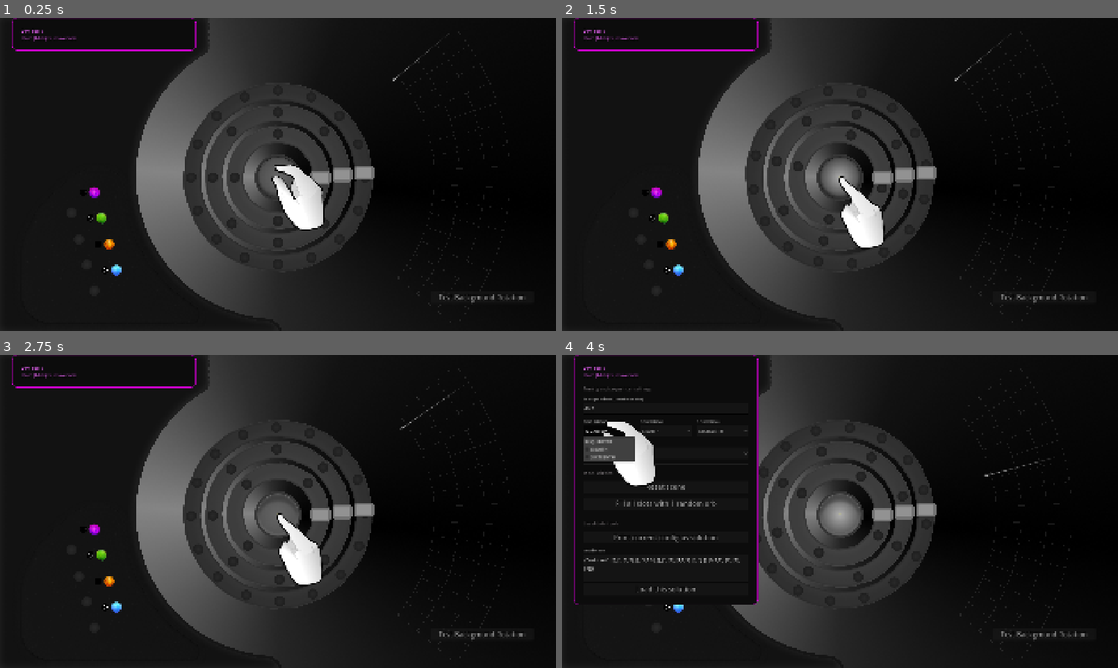
Above: before the commit, frames 1-4 (two rows, left to right).
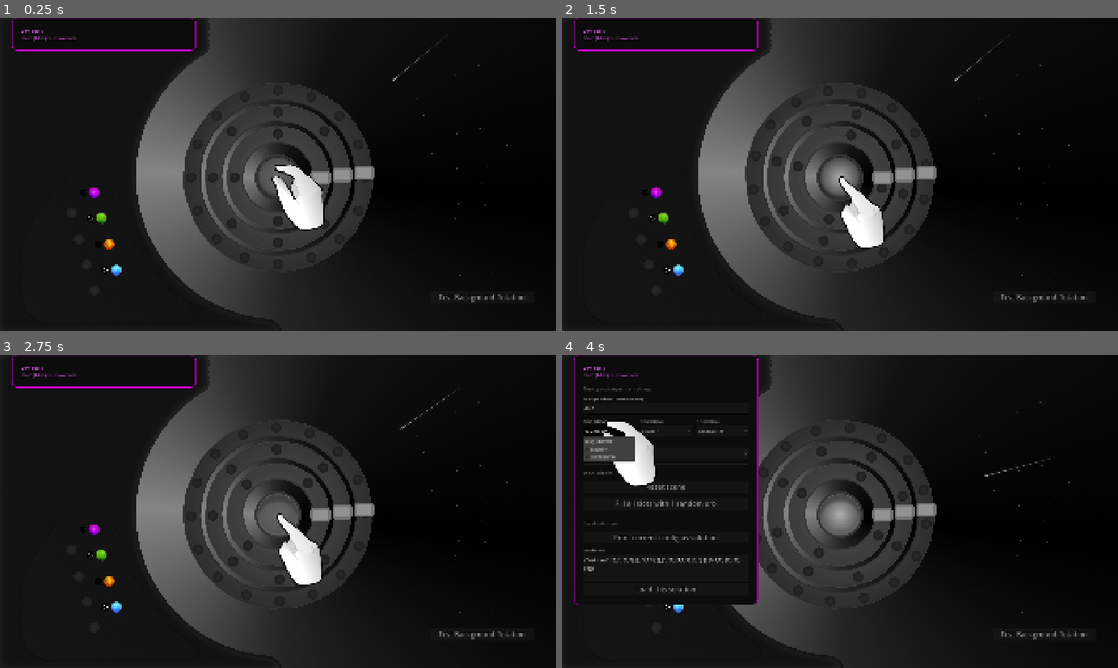
Above: after the commit, the same moments.

Repository: Senzameta-Games/igcc-jam-2026
Game: Godot game, scene res://core/main.tscn
Same seed, same stepped clock (60 frames per second), same inputs: the game is played once before the commit and once after it.
Inputs (mouse positions are in pixels of both pictures, inside the frame that each line leads up to):
- Up to frame 1 (0.25 s): no input
- Up to frame 2 (1.5 s): click (840, 177) at 0.5 s; click (840, 177) at 1.25 s
- Up to frame 3 (2.75 s): click (278, 514) at 2 s
- Up to frame 4 (4 s): move the mouse to (873, 545) at 2.77 s; tap ` (hide_tools) at 2.85 s; click (873, 545) at 2.92 s; click "QUARTER" at 3.5 s

The runs differ from the first frame. In frame 1, 0.3% of the frame differs, in the area x 74-92%, y 14-83%; in frame 2, 0.3%; in frame 3, 0.3%, in the area x 74-92%, y 13-83%; in frame 4, 0.3%.

Commit message:
First step of hint display
Render a star at every vertex on the piano roll grid

Diff:
--- /dev/null
+++ b/core/entities/hint_display/hint_display.tscn
@@ -0,0 +1,3 @@
+[gd_scene format=3 uid="uid://dmelyoceesneg"]
+
+[node name="HintDisplay" type="Node2D" unique_id=1129193832]
--- a/core/entities/piano_roll/piano_roll.gd
+++ b/core/entities/piano_roll/piano_roll.gd
@@ -2,9 +2,11 @@
 extends Node2D
 
 ## Piano roll display. 16 columns (ticks) x N rows (unique notes, high to low).
-## Laid out as a radial fan — rows are concentric arcs, columns are radial lines.
-## Replaces Sequence. Receives orbs from Sequencer via receive_orb().
-## Playhead driven by Playback.tick_advanced.
+## Rows are concentric arcs, columns are radial lines.
+## Three child layers (bottom to top): Stars, Keys, Dots.
+## Stars: faint randomized star field at every grid vertex, re-rolled per level.
+## Keys: hint stars at solution positions (populated later).
+## Dots: player input orbs from sequencer playback.
 
 ## Radius of the innermost arc (lowest note row).
 @export var fan_radius_inner: float = 300.0
@@ -19,15 +21,28 @@
 ## Number of rows to preview in editor (since notes are populated at runtime).
 @export var debug_row_count: int = 4
 
+## Star field configuration.
+## Pool of star textures to randomly sample from. Assign in inspector.
+@export var star_textures: Array[Texture2D] = []
+## Scale range for random star sizing (min, max). Stars are 2x res, scale down here.
+@export var star_scale_min: float = 0.15
+@export var star_scale_max: float = 0.35
+## Max positional jitter offset from exact grid vertex in pixels.
+@export var star_jitter: float = 8.0
+## Base modulate for faint stars. Alpha drives overall brightness.
+@export var star_color: Color = Color(1.0, 1.0, 1.0, 0.18)
+
+@onready var _stars_container: Node2D = $Stars
+@onready var _keys_container: Node2D = $Keys
 @onready var _dots_container: Node2D = $Dots
 @onready var _playhead: Node2D = $Playhead
 
 const TICKS: int = 16
 const ARRIVAL_SCALE: float = 0.5
 
-const _DEBUG_ARC_COLOR: Color = Color(1.0, 1.0, 1.0, 0.1)
-const _DEBUG_RADIAL_COLOR: Color = Color(1.0, 1.0, 1.0, 0.1)
-const _DEBUG_ORIGIN_COLOR: Color = Color(1.0, 1.0, 0.0, 0.1)
+const _DEBUG_ARC_COLOR: Color = Color(1.0, 0.0, 1.0, 0.4)
+const _DEBUG_RADIAL_COLOR: Color = Color(1.0, 1.0, 1.0, 0.15)
+const _DEBUG_ORIGIN_COLOR: Color = Color(1.0, 1.0, 0.0, 0.6)
 const _DEBUG_ARC_SEGMENTS: int = 48
 
 ## Ordered high to low — index 0 is highest pitch, index N-1 is lowest.
@@ -43,12 +58,14 @@
 	Playback.tick_advanced.connect(_on_tick_advanced)
 	Playback.stopped.connect(_on_playback_stopped)
 
-## Called by Sequencer after tray is available. Must be called before first use.
+## Called by Main after tray is available. Must be called before first use.
+## Re-rolls the star field each call.
 func setup(tray: Tray) -> void:
 	notes = tray.get_unique_orbs()
 	_playhead_current_tick = 0.0
 	_playhead_target_tick = 0.0
 	_update_playhead(_playhead_current_tick)
+	_rebuild_stars()
 	queue_redraw()
 
 func _process(delta: float) -> void:
@@ -57,7 +74,7 @@
 	_playhead_current_tick = lerpf(_playhead_current_tick, _playhead_target_tick, playhead_lerp_speed * delta)
 	_update_playhead(_playhead_current_tick)
 
-## Returns the global position of the center of the cell at (tick, orb_id).
+## Returns the world position of the center of the cell at (tick, orb_id).
 func get_cell_position(tick: int, orb_id: Orb.OrbType) -> Vector2:
 	var note_row: int = notes.find(orb_id)
 	if note_row == -1:
@@ -102,6 +119,30 @@
 		(dot as Node).queue_free()
 	_dots.clear()
 
+## Clears and re-rolls the star field for all grid vertices.
+## Called at setup time (level load). Requires notes to be populated first.
+func _rebuild_stars() -> void:
+	for child: Node in _stars_container.get_children():
+		child.queue_free()
+	if star_textures.is_empty():
+		return
+	var row_count: int = notes.size() if notes.size() > 0 else debug_row_count
+	for tick: int in range(TICKS):
+		for row: int in range(row_count):
+			var base_pos: Vector2 = _cell_pos(tick, row)
+			var jitter: Vector2 = Vector2(
+				randf_range(-star_jitter, star_jitter),
+				randf_range(-star_jitter, star_jitter)
+			)
+			var star := Sprite2D.new()
+			star.texture = star_textures[randi() % star_textures.size()]
+			var scale_val: float = randf_range(star_scale_min, star_scale_max)
+			star.scale = Vector2(scale_val, scale_val)
+			star.rotation = randf_range(0.0, TAU)
+			star.position = base_pos + jitter
+			star.modulate = star_color
+			_stars_container.add_child(star)
+
 ## Moves the playhead to the radial line at a continuous tick position.
 func _update_playhead(tick: float) -> void:
 	if _playhead == null:
@@ -135,32 +176,32 @@
 
 # --- Debug draw ---
 
-func _draw() -> void:
-	var row_count: int = notes.size() if notes.size() > 0 else debug_row_count
-
-	# Concentric arcs — one per note row
-	for row: int in range(row_count):
-		var radius: float = lerpf(fan_radius_outer, fan_radius_inner,
-			float(row) / float(max(row_count - 1, 1)))
-		_draw_arc_segment(radius, _DEBUG_ARC_COLOR)
-
-	# Radial lines — one per tick
-	for tick: int in range(TICKS):
-		var angle_rad: float = _tick_angle_rad(float(tick))
-		var dir: Vector2 = Vector2(cos(angle_rad), sin(angle_rad))
-		var from: Vector2 = fan_origin + dir * fan_radius_inner
-		var to: Vector2 = fan_origin + dir * fan_radius_outer
-		draw_line(from, to, _DEBUG_RADIAL_COLOR, 1.0)
-
-	# Fan origin marker
-	draw_circle(fan_origin, 6.0, _DEBUG_ORIGIN_COLOR)
-
-func _draw_arc_segment(radius: float, color: Color) -> void:
-	var points: PackedVector2Array = []
-	for i: int in range(_DEBUG_ARC_SEGMENTS + 1):
-		var t: float = float(i) / float(_DEBUG_ARC_SEGMENTS)
-		var angle_deg: float = -fan_angle_span * 0.5 + t * fan_angle_span
-		var angle_rad: float = deg_to_rad(angle_deg - 90.0)
-		points.append(fan_origin + Vector2(cos(angle_rad), sin(angle_rad)) * radius)
-	for i: int in range(points.size() - 1):
-		draw_line(points[i], points[i + 1], color, 1.5)
+#func _draw() -> void:
+	#var row_count: int = notes.size() if notes.size() > 0 else debug_row_count
+#
+	## Concentric arcs — one per note row
+	#for row: int in range(row_count):
+		#var radius: float = lerpf(fan_radius_outer, fan_radius_inner,
+			#float(row) / float(max(row_count - 1, 1)))
+		#_draw_arc_segment(radius, _DEBUG_ARC_COLOR)
+#
+	## Radial lines — one per tick
+	#for tick: int in range(TICKS):
+		#var angle_rad: float = _tick_angle_rad(float(tick))
+		#var dir: Vector2 = Vector2(cos(angle_rad), sin(angle_rad))
+		#var from: Vector2 = fan_origin + dir * fan_radius_inner
+		#var to: Vector2 = fan_origin + dir * fan_radius_outer
+		#draw_line(from, to, _DEBUG_RADIAL_COLOR, 1.0)
+#
+	## Fan origin marker
+	#draw_circle(fan_origin, 6.0, _DEBUG_ORIGIN_COLOR)
+#
+#func _draw_arc_segment(radius: float, color: Color) -> void:
+	#var points: PackedVector2Array = []
+	#for i: int in range(_DEBUG_ARC_SEGMENTS + 1):
+		#var t: float = float(i) / float(_DEBUG_ARC_SEGMENTS)
+		#var angle_deg: float = -fan_angle_span * 0.5 + t * fan_angle_span
+		#var angle_rad: float = deg_to_rad(angle_deg - 90.0)
+		#points.append(fan_origin + Vector2(cos(angle_rad), sin(angle_rad)) * radius)
+	#for i: int in range(points.size() - 1):
+		#draw_line(points[i], points[i + 1], color, 1.5)
--- a/core/entities/piano_roll/piano_roll.tscn
+++ b/core/entities/piano_roll/piano_roll.tscn
@@ -2,10 +2,27 @@
 
 [ext_resource type="Texture2D" uid="uid://bywfouwiqhp6p" path="res://core/assets/piano_roll/playhead.png" id="1_u0hqk"]
 [ext_resource type="Script" uid="uid://bo6a1mnulx7l4" path="res://core/entities/piano_roll/piano_roll.gd" id="1_xwehd"]
+[ext_resource type="Texture2D" uid="uid://cjuujan4n3osl" path="res://core/assets/stars/big-pointy-star.png" id="2_5r246"]
+[ext_resource type="Texture2D" uid="uid://bigeckh2xteip" path="res://core/assets/stars/little-pointy-star.png" id="3_badv7"]
+[ext_resource type="Texture2D" uid="uid://dafw1qq6yxib5" path="res://core/assets/stars/big-ridged-star.png" id="4_r05h8"]
+[ext_resource type="Texture2D" uid="uid://csxukjckm33wl" path="res://core/assets/stars/little-ridged-star.png" id="5_ebl2u"]
+[ext_resource type="Texture2D" uid="uid://rpa0s5hl67vy" path="res://core/assets/stars/big-five-star.png" id="6_7oart"]
+[ext_resource type="Texture2D" uid="uid://bbrwnoui87mpb" path="res://core/assets/stars/little-five-star.png" id="7_1jlqo"]
+[ext_resource type="Texture2D" uid="uid://chvfu1l1qh1cs" path="res://core/assets/stars/big-four-star.png" id="8_qfohk"]
+[ext_resource type="Texture2D" uid="uid://2geknl8omchm" path="res://core/assets/stars/little-four-star.png" id="9_3oedg"]
 
 [node name="PianoRoll" type="Node2D" unique_id=1962974652]
 script = ExtResource("1_xwehd")
 playhead_lerp_speed = 12.0
+star_textures = Array[Texture2D]([ExtResource("2_5r246"), ExtResource("3_badv7"), ExtResource("4_r05h8"), ExtResource("5_ebl2u"), ExtResource("6_7oart"), ExtResource("7_1jlqo"), ExtResource("8_qfohk"), ExtResource("9_3oedg")])
+star_scale_min = 0.05
+star_scale_max = 0.2
+star_jitter = 10.0
+star_color = Color(1, 1, 1, 0.7176471)
+
+[node name="Stars" type="Node2D" parent="." unique_id=1316850787]
+
+[node name="Keys" type="Node2D" parent="." unique_id=2068998042]
 
 [node name="Dots" type="Node2D" parent="." unique_id=1664500733]
 
Binary file added: core/assets/stars/big-five-star.png
Not shown, added: core/assets/stars/big-five-star.png.import
Binary file added: core/assets/stars/big-four-star.png
Not shown, added: core/assets/stars/big-four-star.png.import
Binary file added: core/assets/stars/big-pointy-star.png
Not shown, added: core/assets/stars/big-pointy-star.png.import
Binary file added: core/assets/stars/big-ridged-star.png
Not shown, added: core/assets/stars/big-ridged-star.png.import
Binary file added: core/assets/stars/little-five-star.png
Not shown, added: core/assets/stars/little-five-star.png.import
Binary file added: core/assets/stars/little-four-star.png
Not shown, added: core/assets/stars/little-four-star.png.import
(and 4 more such lines)
